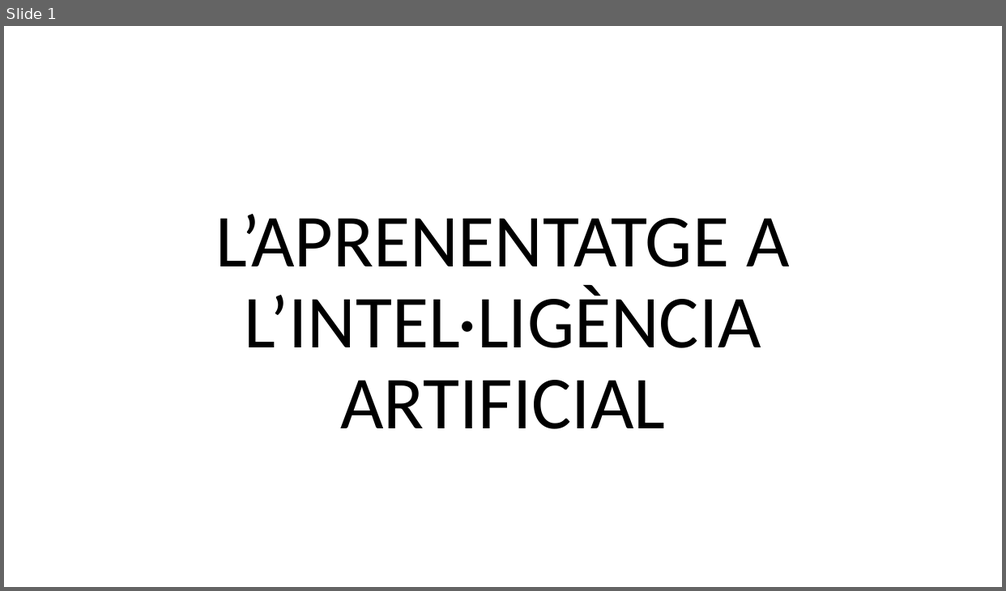
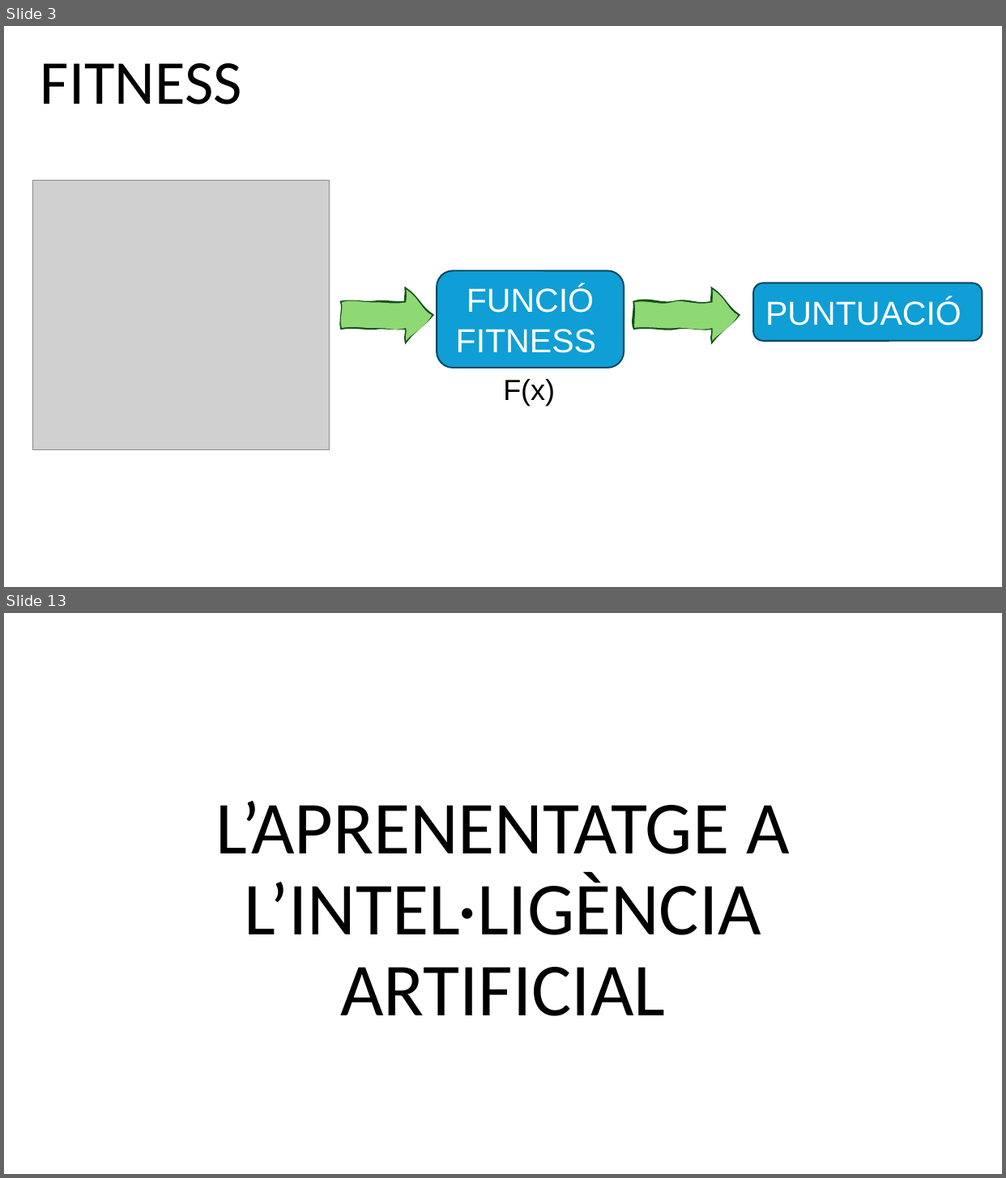
Before and after one commit to FerrerJan/Treball-de-Recerca-IA, a slide deck: TR_ESCRIT/PPT.pptx. Shown one above the other, each under a label of ours: slide 1 before the commit, slides 3 and 13 after it; the slides between them are not shown. The pictures are 1006x591 and 1006x1178 pixels, drawn with LibreOffice and Linux fonts; fonts in the diff are those of the drawing; grey boxes stand for pictures. Boxes give left, top, right and bottom in pixels: in the first picture for what was removed or moved away, otherwise in the second. Text is boxed around its words. In the diff, an @@ line names an element or a change of style, - is before the commit and + after.

```diff
--- a/TR_ESCRIT/PPT.pptx
+++ b/TR_ESCRIT/PPT.pptx
@@ slide 3 added at <box>4,26,1002,587</box>, background #FFFFFF @@
@@ title added at <box>40,63,242,105</box>, 60 pt, text #000000 @@
+FITNESS
@@ picture added at <box>32,180,329,450</box> @@
@@ freeform shape added at <box>342,289,432,341</box>, fill #8ED973, outline #13501B 3 pt @@
@@ rounded rectangle added at <box>437,271,624,368</box>, fill #0F9ED5, outline #07455D 1.5 pt, 32 pt, text #FFFFFF @@
+FUNCIÓ
+FITNESS
@@ freeform shape added at <box>634,289,738,341</box>, fill #8ED973, outline #13501B 3 pt @@
@@ rounded rectangle added at <box>753,284,982,341</box>, fill #0F9ED5, outline #07455D 1.5 pt, 32 pt, text #FFFFFF @@
+PUNTUACIÓ
@@ text added at <box>503,379,555,406</box>, 28 pt, text #000000 @@
+F(x)
@@ what was slide 1 is now slide 13 @@
```
Also in this commit, not shown: 11 other slides added.
